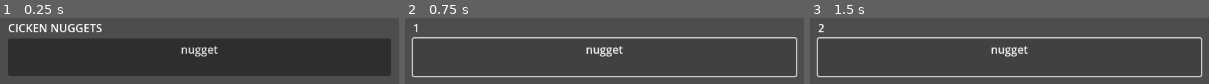
Above: before the commit, frames 1-3 (left to right).
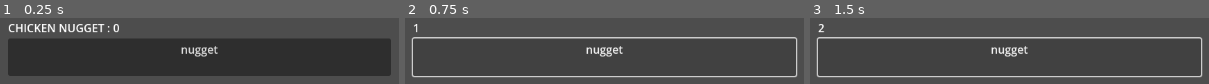
Above: after the commit, the same moments.

Repository: boynugget/chicken-nugget
Game: Godot game, scene res://MAIN.tscn
Two runs of this game, one before a commit and one after it. Both use one fixed random seed, a clock stepped at 60 frames per second and the inputs below.
Inputs:
- Up to frame 1 (0.25 s): no input
- Up to frame 2 (0.75 s): click "nugget" at 0.5 s
- Up to frame 3 (1.5 s): click "nugget" at 1.25 s

The runs differ from the first frame. In frame 1, 1.8% of the frame differs, in the area x 4-30%, y 9-23%; in frame 2, nothing differs; in frame 3, nothing differs.

Commit message:
Update MAIN.tscn

Diff:
--- a/chicken-nugget-20240906T195611Z-001/chicken-nugget/MAIN.tscn
+++ b/chicken-nugget-20240906T195611Z-001/chicken-nugget/MAIN.tscn
@@ -28,7 +28,7 @@
 
 [node name="Label" type="Label" parent="MarginContainer/VBoxContainer"]
 layout_mode = 2
-text = "CICKEN NUGGETS"
+text = "CHICKEN NUGGET : 0"
 
 [node name="Button" type="Button" parent="MarginContainer/VBoxContainer"]
 layout_mode = 2
